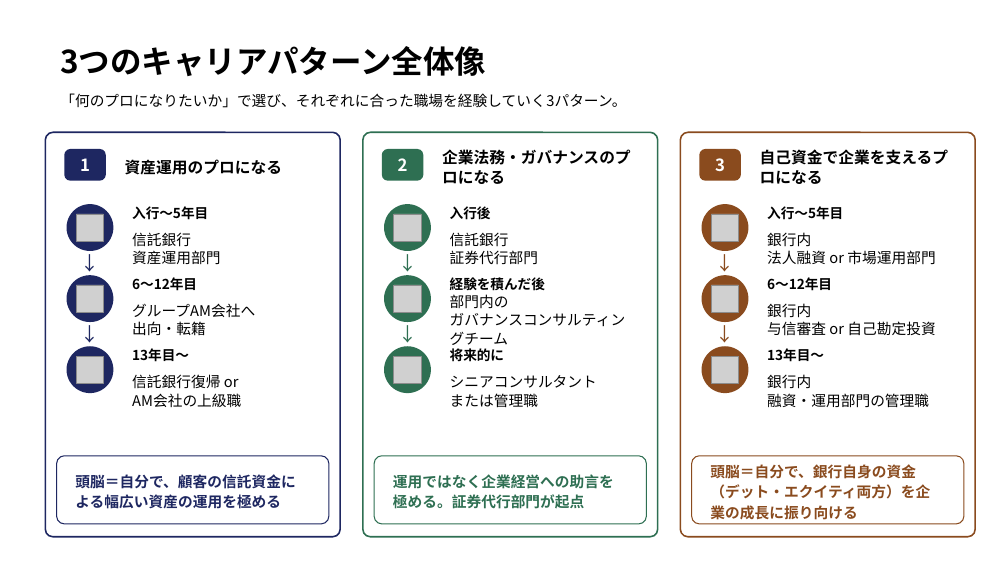
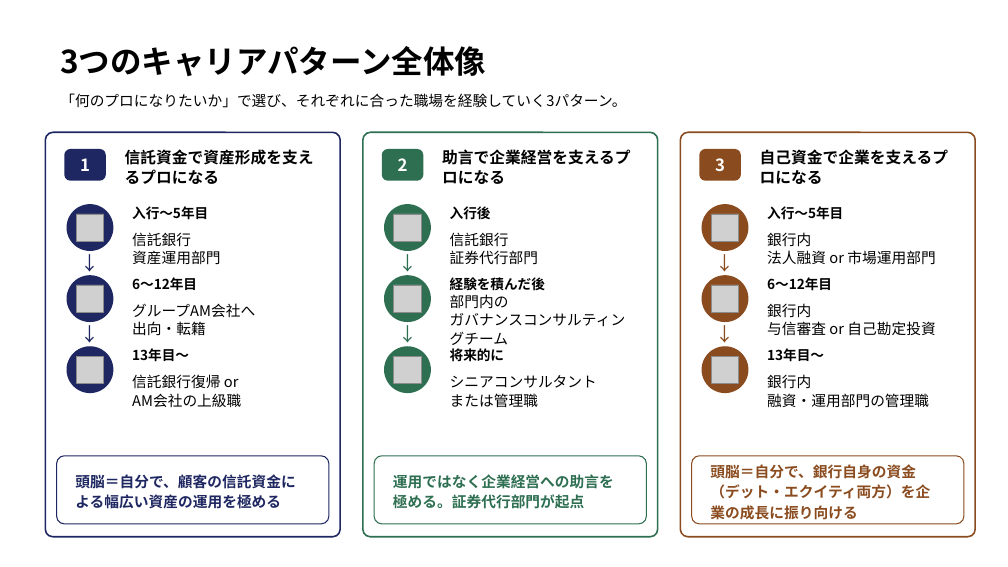
Before and after one commit to nasukazunori/NasuVault2, a slide deck: slide 4 of 信吾/銀行研究/添付ファイル/信託銀行キャリア形成モデル.pptx. Drawn at 1008x567 pixels with LibreOffice and Linux fonts; fonts in the diff are those of the drawing; grey boxes stand for pictures. Boxes give left, top, right and bottom in pixels: in the first picture for what was removed or moved away, otherwise in the second. Text is boxed around its words. In the diff, an @@ line names an element or a change of style, - is before the commit and + after.

```diff
--- a/信吾/銀行研究/添付ファイル/信託銀行キャリア形成モデル.pptx
+++ b/信吾/銀行研究/添付ファイル/信託銀行キャリア形成モデル.pptx
@@ text at <box>125,149,314,184</box>: text changed @@
-資産運用のプロになる
+信託資金で資産形成を支えるプロになる
@@ text at <box>442,149,630,184</box>: text changed @@
-企業法務・ガバナンスのプロになる
+助言で企業経営を支えるプロになる
```
Also in this commit, not shown: 5 other slides changed, 1 other file.
